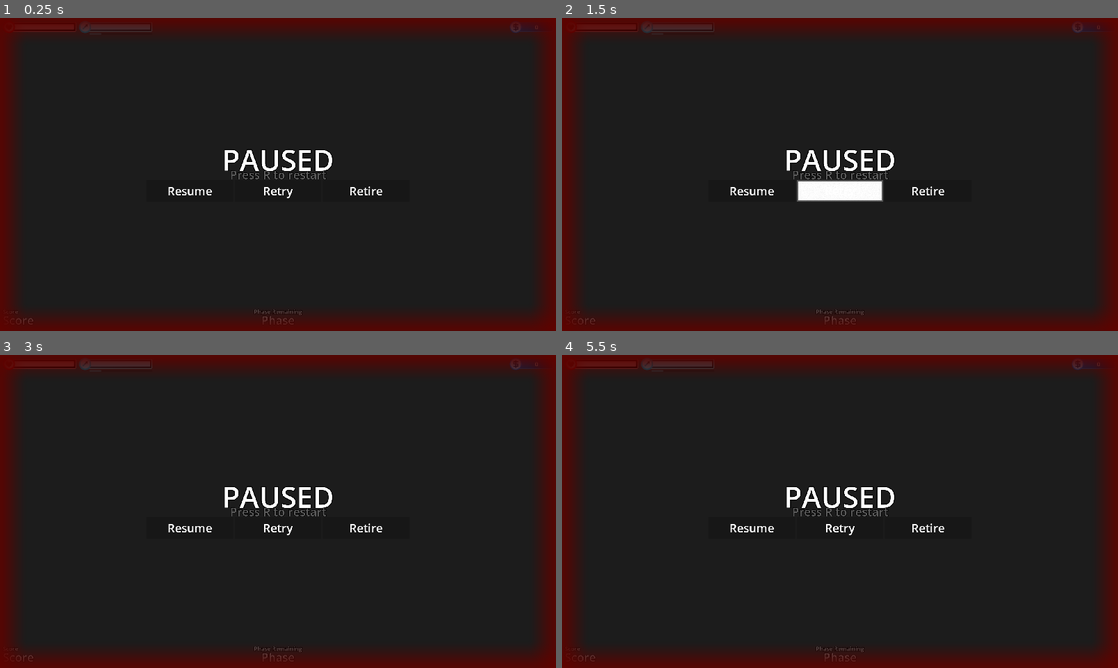
Above: before the commit, frames 1-4 (two rows, left to right).
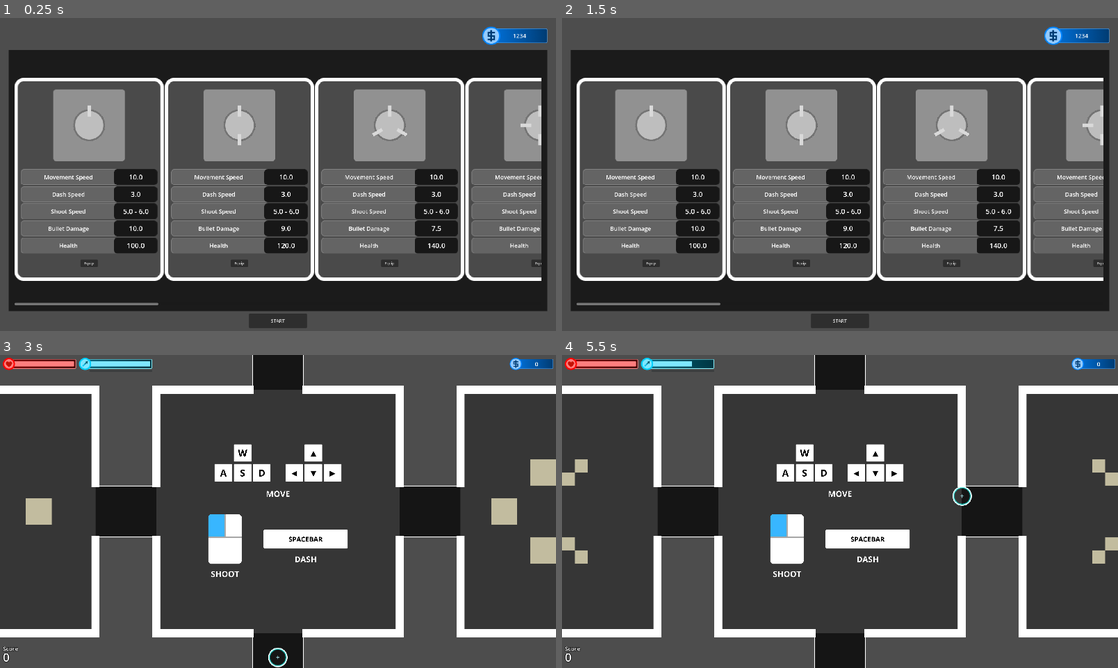
Above: after the commit, the same moments.

Repository: doanryderrhythm/thesis-1-vng-game
Game: Godot game, scene res://scenes/main_scenes/shop_scene.tscn
Two runs of this game, one before a commit and one after it. Both use one fixed random seed, a clock stepped at 60 frames per second and the inputs below. Before the commit the project starts from res://scenes/ui/debug_ui.tscn.
Inputs (mouse positions are in pixels of both pictures, inside the frame that each line leads up to):
- Up to frame 1 (0.25 s): no input
- Up to frame 2 (1.5 s): click (840, 190) at 0.5 s, where only the run before the commit has a clickable "Retry"; click (840, 190) at 1.25 s, where only the run before the commit has a clickable "Retry"
- Up to frame 3 (3 s): click (278, 527) at 2 s, where only the run before the commit has a clickable "Retry"; click (278, 658) at 2.75 s, where only the run after the commit has a clickable "START"
- Up to frame 4 (5.5 s): click (751, 527) at 3.5 s, where only the run before the commit has a clickable "Resume"; click (928, 527) at 4.25 s, where only the run before the commit has a clickable "Retire"; tap R at 5 s; move the mouse to (962, 495) at 5.02 s; hold Right (right) from 5.03 s (still down); tap Space (dash) at 5.1 s; click (962, 495) at 5.17 s

The runs differ from the first frame. In frame 1, 77% of the frame differs, in the area x 0-100%, y 0-100%; in frame 2, 77%; in frame 3, 95%; in frame 4, 95%.

Commit message:
Color change for readable purposes

Diff:
--- a/untitled-thesis-1-game/project.godot
+++ b/untitled-thesis-1-game/project.godot
@@ -11,7 +11,7 @@
 [application]
 
 config/name="Untitled Thesis 1 GAME"
-run/main_scene="uid://di78feag8gs8a"
+run/main_scene="uid://cl6xpd7qlb36r"
 config/features=PackedStringArray("4.6", "GL Compatibility")
 config/icon="res://icon.svg"
 
--- a/untitled-thesis-1-game/resources/bullets/bullet_circle_4-1.tres
+++ b/untitled-thesis-1-game/resources/bullets/bullet_circle_4-1.tres
@@ -9,6 +9,6 @@
 min_speed = 500.0
 max_speed = 600.0
 damage = 6.0
-bullet_color = Color(0.39215687, 0.39215687, 0, 1)
-bullet_color_moving = Color(0.49019608, 0.2509804, 0, 1)
+bullet_color = Color(1, 1, 0.78431374, 1)
+bullet_color_moving = Color(1, 0.9098039, 0.8156863, 1)
 metadata/_custom_type_script = "uid://f5tg3n012yi5"
--- a/untitled-thesis-1-game/resources/bullets/bullet_triangle_3-1.tres
+++ b/untitled-thesis-1-game/resources/bullets/bullet_triangle_3-1.tres
@@ -9,6 +9,6 @@
 min_speed = 750.0
 max_speed = 850.0
 damage = 6.5
-bullet_color = Color(0.59607846, 0, 0.3372549, 1)
-bullet_color_moving = Color(0.6117647, 0, 0, 1)
+bullet_color = Color(1, 0.7764706, 0.9019608, 1)
+bullet_color_moving = Color(1, 0.76862746, 0.76862746, 1)
 metadata/_custom_type_script = "uid://f5tg3n012yi5"
--- a/untitled-thesis-1-game/resources/bullets/bullet_triangle_3-2.tres
+++ b/untitled-thesis-1-game/resources/bullets/bullet_triangle_3-2.tres
@@ -9,6 +9,6 @@
 min_speed = 700.0
 max_speed = 800.0
 damage = 6.5
-bullet_color = Color(0.3372549, 0, 0.1882353, 1)
-bullet_color_moving = Color(0.3137255, 0, 0, 1)
+bullet_color = Color(1, 0.8666667, 0.9411765, 1)
+bullet_color_moving = Color(1, 0.84705883, 0.84705883, 1)
 metadata/_custom_type_script = "uid://f5tg3n012yi5"
--- a/untitled-thesis-1-game/resources/enemies/enemy_circle_4-1.tres
+++ b/untitled-thesis-1-game/resources/enemies/enemy_circle_4-1.tres
@@ -9,5 +9,5 @@
 shoot_delay = 1.35
 movement_speed = 500.0
 health = 100.0
-enemy_color = Color(0.39215687, 0.39215687, 0, 1)
-enemy_color_moving = Color(0.49019608, 0.2509804, 0, 1)
+enemy_color = Color(1, 1, 0.78431374, 1)
+enemy_color_moving = Color(1, 0.9098039, 0.8156863, 1)
--- a/untitled-thesis-1-game/resources/enemies/enemy_triangle_3-1.tres
+++ b/untitled-thesis-1-game/resources/enemies/enemy_triangle_3-1.tres
@@ -9,5 +9,5 @@
 shoot_delay = 1.5
 movement_speed = 500.0
 health = 100.0
-enemy_color = Color(0.59607846, 0, 0.3372549, 1)
-enemy_color_moving = Color(0.6117647, 0, 0, 1)
+enemy_color = Color(1, 0.7764706, 0.9019608, 1)
+enemy_color_moving = Color(1, 0.76862746, 0.76862746, 1)
--- a/untitled-thesis-1-game/resources/enemies/enemy_triangle_3-2.tres
+++ b/untitled-thesis-1-game/resources/enemies/enemy_triangle_3-2.tres
@@ -9,5 +9,5 @@
 shoot_delay = 1.5
 movement_speed = 500.0
 health = 100.0
-enemy_color = Color(0.3372549, 0, 0.1882353, 1)
-enemy_color_moving = Color(0.3137255, 0, 0, 1)
+enemy_color = Color(1, 0.8666667, 0.9411765, 1)
+enemy_color_moving = Color(1, 0.84705883, 0.84705883, 1)
--- a/untitled-thesis-1-game/scenes/ui/debug_ui.tscn
+++ b/untitled-thesis-1-game/scenes/ui/debug_ui.tscn
@@ -358,6 +358,7 @@
 libraries/ = SubResource("AnimationLibrary_ukyxi")
 
 [node name="PauseNode" type="ColorRect" parent="." unique_id=460876851]
+visible = false
 anchors_preset = 15
 anchor_right = 1.0
 anchor_bottom = 1.0
--- a/untitled-thesis-1-game/scripts/autoload/value_storer.gd
+++ b/untitled-thesis-1-game/scripts/autoload/value_storer.gd
@@ -55,12 +55,12 @@
 var circle_color_1_1: Color = Color.from_rgba8(255, 255, 0, 255)
 var circle_color_2_1: Color = Color.from_rgba8(255, 255, 103, 255)
 var circle_color_3_1: Color = Color.from_rgba8(255, 255, 161, 255)
-var circle_color_4_1: Color = Color.from_rgba8(100, 100, 0, 255)
+var circle_color_4_1: Color = Color.from_rgba8(255, 255, 200, 255)
 
 var circle_color_1_1_moving: Color = Color.from_rgba8(255, 131, 0, 255)
 var circle_color_2_1_moving: Color = Color.from_rgba8(255, 173, 87, 255)
 var circle_color_3_1_moving: Color = Color.from_rgba8(255, 212, 167, 255)
-var circle_color_4_1_moving: Color = Color.from_rgba8(125, 64, 0, 255)
+var circle_color_4_1_moving: Color = Color.from_rgba8(255, 232, 208, 255)
 
 var diamond_color_1_1: Color = Color.from_rgba8(0, 88, 255, 255)
 var diamond_color_2_1: Color = Color.from_rgba8(80, 140, 255, 255)
@@ -81,12 +81,12 @@
 var triangle_color_1_1: Color = Color.from_rgba8(255, 0, 144, 255)
 var triangle_color_1_2: Color = Color.from_rgba8(255, 75, 177, 255)
 var triangle_color_2_1: Color = Color.from_rgba8(255, 150, 209, 255)
-var triangle_color_3_1: Color = Color.from_rgba8(152, 0, 86, 255)
-var triangle_color_3_2: Color = Color.from_rgba8(86, 0, 48, 255)
+var triangle_color_3_1: Color = Color.from_rgba8(255, 198, 230, 255)
+var triangle_color_3_2: Color = Color.from_rgba8(255, 221, 240, 255)
 
 var triangle_color_1_1_moving: Color = Color.from_rgba8(255, 0, 0, 255)
 var triangle_color_1_2_moving: Color = Color.from_rgba8(255, 79, 79, 255)
 var triangle_color_2_1_moving: Color = Color.from_rgba8(255, 150, 150, 255)
-var triangle_color_3_1_moving: Color = Color.from_rgba8(156, 0, 0, 255)
-var triangle_color_3_2_moving: Color = Color.from_rgba8(80, 0, 0, 255)
+var triangle_color_3_1_moving: Color = Color.from_rgba8(255, 196, 196, 255)
+var triangle_color_3_2_moving: Color = Color.from_rgba8(255, 216, 216, 255)
 #endregion
